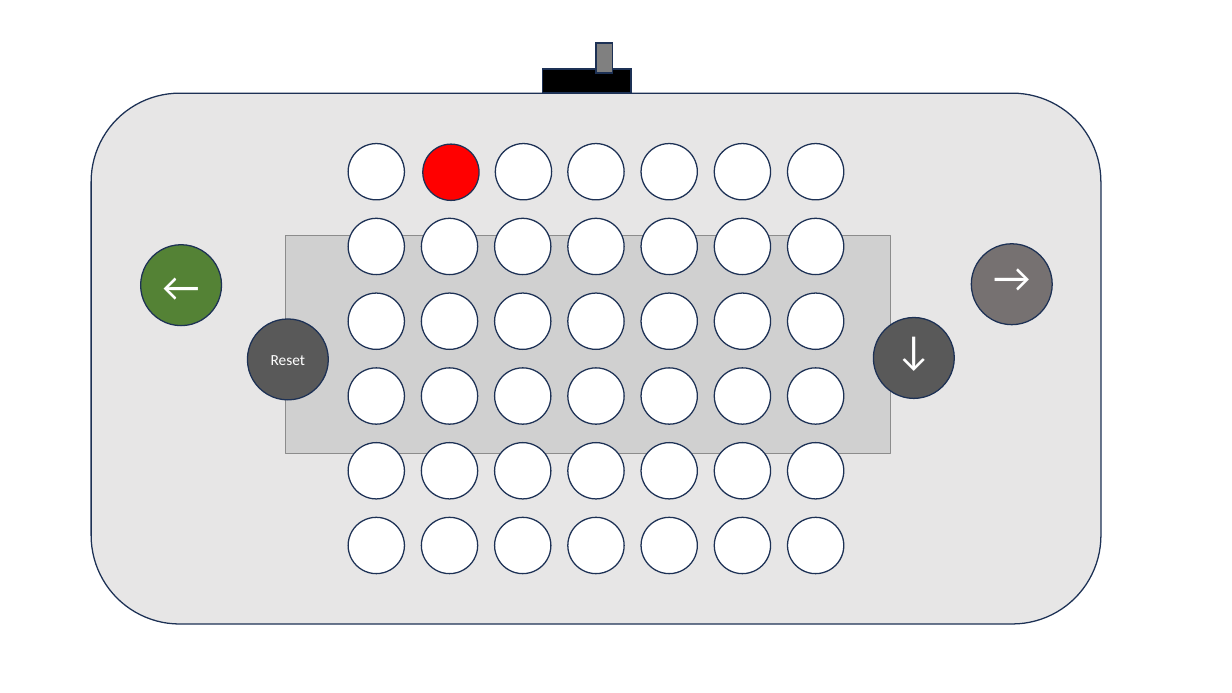
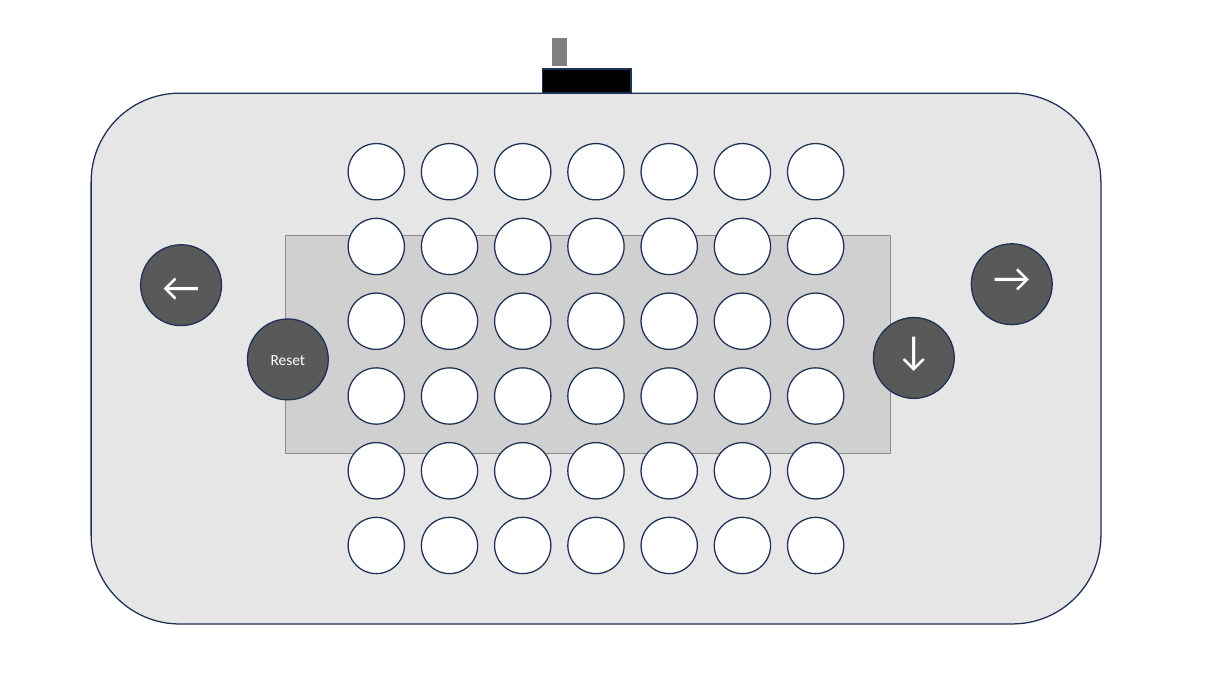
Before and after one commit to wago-enterprise-education/praktikum-vier-gewinnt, a slide deck: slide 1 of doc/Prototyp_3.pptx (slide 5 before the commit). Drawn at 1232x693 pixels with LibreOffice and Linux fonts; fonts in the diff are those of the drawing; grey boxes stand for pictures. Boxes give left, top, right and bottom in pixels: in the first picture for what was removed or moved away, otherwise in the second. Text is boxed around its words. In the diff, an @@ line names an element or a change of style, - is before the commit and + after.

```diff
--- a/doc/Prototyp_3.pptx
+++ b/doc/Prototyp_3.pptx
@@ rectangle: place and size @@
-rectangle at (596,43,613,74)
+rectangle at (551,37,567,67)
@@ rectangle at (551,37,567,67): outline #1E3256 1 pt to #FFFFFF 1 pt @@
@@ rectangle added at (600,36,616,67), fill #FFFFFF, outline #FFFFFF 1 pt @@
@@ ellipse at (421,143,478,200): fill #FF0000 to #FFFFFF @@
@@ ellipse "←" at (140,245,222,326): fill #548235 to #595959 @@
@@ ellipse "←" at (971,244,1053,325): fill #767171 to #595959 @@
```
Also in this commit, not shown: 4 other slides changed, 2 slides added, 4 slides removed.
